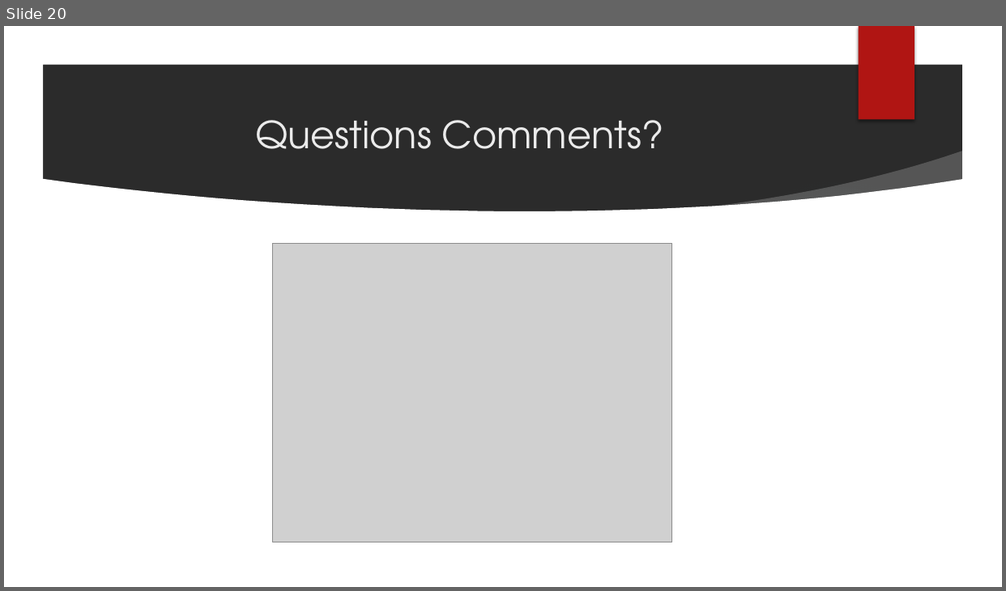
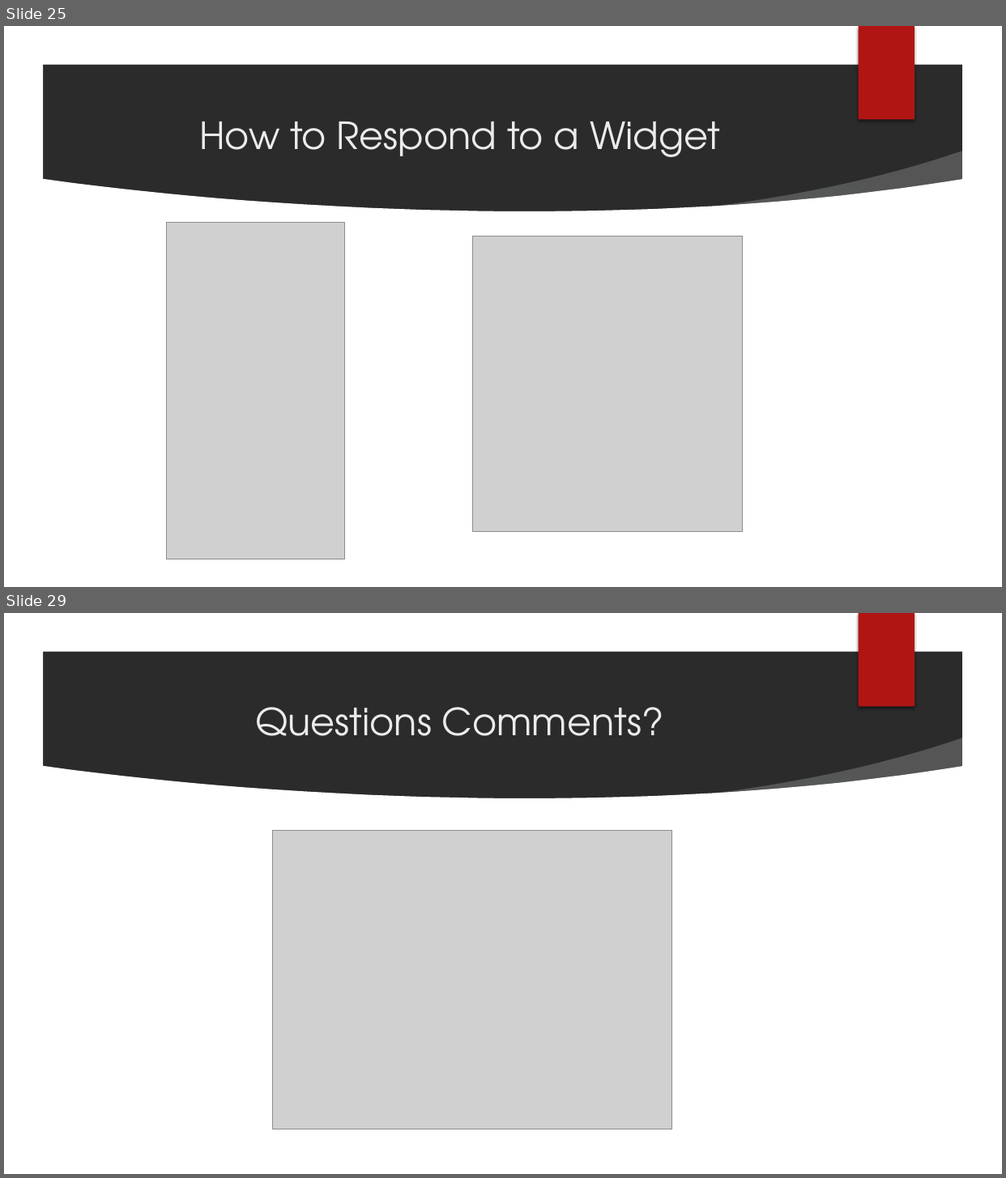
Before and after one commit to scottbing/SB_5410_Midterm_Challenge, a slide deck: TKinter.pptx. Shown one above the other, each under a label of ours: slide 20 before the commit, slides 25 and 29 after it; the slides between them are not shown. The pictures are 1006x591 and 1006x1178 pixels, drawn with LibreOffice and Linux fonts; fonts in the diff are those of the drawing; grey boxes stand for pictures; background and template pictures are left out; a plain dark background stands for a picture behind light text. Boxes give left, top, right and bottom in pixels: in the first picture for what was removed or moved away, otherwise in the second. Text is boxed around its words. In the diff, an @@ line names an element or a change of style, - is before the commit and + after.

```diff
--- a/TKinter.pptx
+++ b/TKinter.pptx
@@ slide 25 added at (x1=4, y1=26, x2=1002, y2=587), background picture (left out); not listed: 7 template elements that a slide beside it also shows @@
@@ title added at (x1=199, y1=122, x2=720, y2=157), 36 pt, text #EBEBEB @@
+How to Respond to a Widget
@@ picture added at (x1=167, y1=223, x2=345, y2=559) @@
@@ picture added at (x1=473, y1=236, x2=742, y2=532) @@
@@ what was slide 20 is now slide 29 @@
```
Also in this commit, not shown: 5 slides changed, 8 other slides added.
